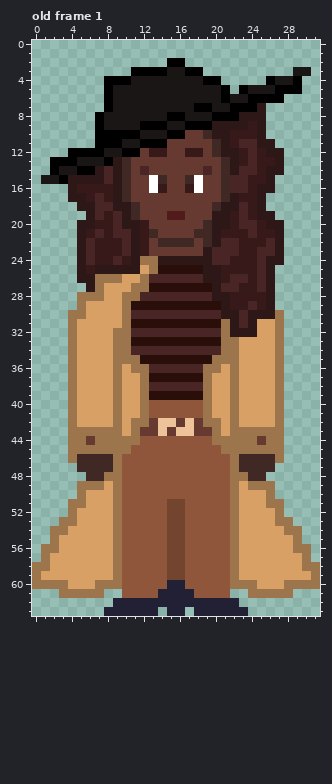
Pixel-art file -- Dead Overlap/Assets/aseprite/Marceline.aseprite. Above: the version before the commit.
32x64 pixels, 1 frame. Colours within 5 levels of each other are drawn and written as one. Shown: old frame 1. The commit also changed other frames, which this record leaves out.
Once edited:
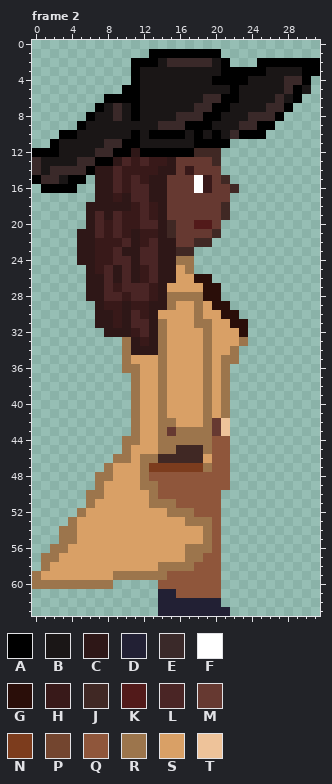
Palette (. is transparent): A #000000  B #1a1616  C #2e1717  D #222034  E #3a2929  F #ffffff  G #2a0e09  H #381919  J #402824  K #521a1a  L #4a2525  M #663931  N #7c3c1d  P #73452f  Q #8f563b  R #9c754c  S #d9a066  T #eec39a
A new or re-ordered frame is compared with the old frame closest to it.
Changes in this commit:
frames 1 -> 5
layer "Layer 2" now hidden
layer "Layer 4" added
Changed rows in their new state; - is an unchanged pixel.
Frame 2 is new; against old frame 1:
first column x 0:
 1 -------------AAAAAAAA-----------
 2 -----------AAABEEEEEBA---AAAAAAA
 3 ------------BBB--BBBBAAAAABBB-AA
 4 --------...A-------B-AAABBB-EEA-
 5 --------..AA---------BAB---BE-B-
 6 ---------AAA-------EE-A-BBBEBA--
 7 -------ABE-A------EEAABBBBEEA---
 8 ------AB-E-A---BEEEA-BBBEEEA----
 9 -----ABB----BBEEE---BBBEEAA-----
10 ---AABBBBBB--AA--BABABEAAA------
11 --ABBBBBEEAABBBBBBAAAA.....-----
12 AAABBBBEEA-CAAAAAAJJ-.......----
13 EBBBBEEA--LHLHHC----J.......----
14 EBEEEE--CLHHHHCC-H-M-.......----
15 AEEBAA.-CLHLHCC--M-H--.....-----
16 -AAAA..CCLHLLCC--M-H-MJ....-----
17 ----...CCHCLLCC------M....------
18 -----.-CC--HLHC-----MJ....------
19 --------C-HHLHCMM---MJ.....-----
20 -----.-L--HHLLCJ--KKM.......----
21 ------C---H--HCJ--MMJ.......----
22 ------C------LCCMMJ-........----
23 ------C--LC-LLCCJJ..........----
24 ------C---L-LL--RR..........----
25 -----.CHL-L-HLCCSR.........-----
26 -----.-CLCLCH-CCSSGG.......-----
27 -------CLHLLLHCSSSS-G......-----
28 -----.CCLLHL-HCRRRRGG......-----
29 -----..CHHCHHCCRSSRS-G.....-----
30 ----...CCHC-HCSSSSRSSGG.....----
31 ----...CCHCLLCRSSSRRSSGG....----
32 ----....CCCH-CRSSSSRSSSG....----
33 ----......-CHCRSSSSRSSSR....----
34 ----......-CCCRSSSSRSS-.....----
35 ----......-SSSRSSSSRS--.....----
36 ----......R-SSRSSSS-SR......----
37 ----.......RSSRSSSS--R......----
38 ----.......RSSRSSSS--R......----
39 ----.......RSSRSSSS--R......----
40 ----.......RSSRSSSS--R......----
41 ----.......RSSRSSSS--R......----
42 ----.......-SSRRSSS-MT......----
43 ----.......-SSR-RRRRMT......----
44 ----......--SSRRRRRRQQ......----
45 ----......-SSSRRJJJR-Q......----
46 ----.....-RSRRJJJJJS--......----
47 -----...RSSSRNNNNNNR--.....-----
48 ------.R-SSSR---------....------
49 -----..--SSSRR--------.....-----
50 -----.RR-SSSSR-------......-----
51 ----..R--SSSSRRRQ----.......----
52 ----.R---SSSSSSRRR---.......----
53 ---.-----SSSSSSSSRRR-........---
54 --.-R----SSSSSSSSSSR-.........--
55 --.RR----SSSSSSSSSSR-.........--
56 -.-R-----SSSSSSSSRRR-..........-
57 --R------SSSSSSSSRR--..........-
58 .--------SSSSSRRRR---...........
59 ----------RRRRRQQ----...........
60 ----RRR--.....-QQ----...........
61 ---.....--....--QQ---.--.....---
62 ---------.....-------..---------
63 --------......D--D----..--------
Where, in picture pixels (left, top, right, bottom), the same in both pictures:
changed: (32, 49, 320, 616)
